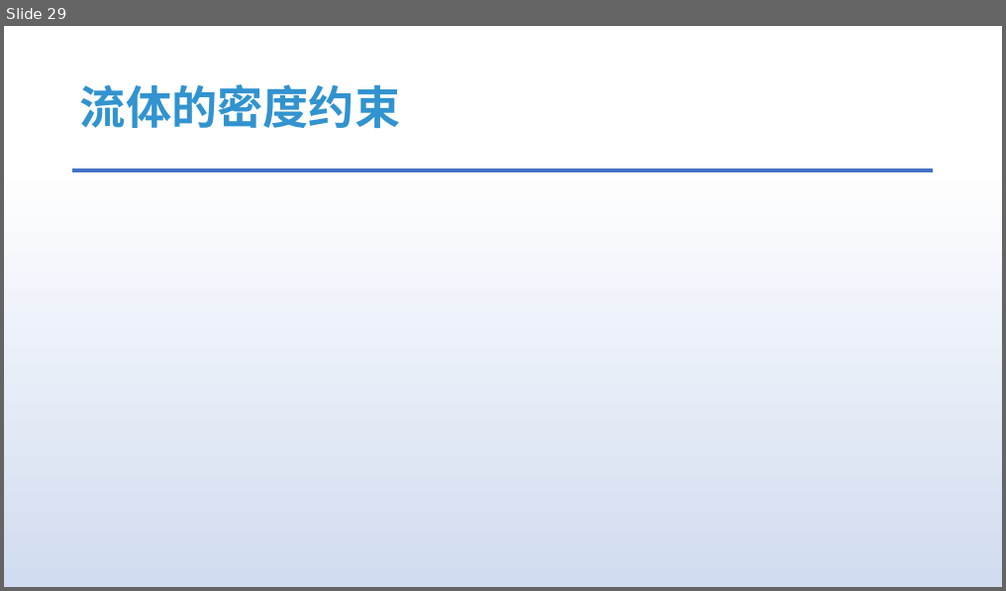
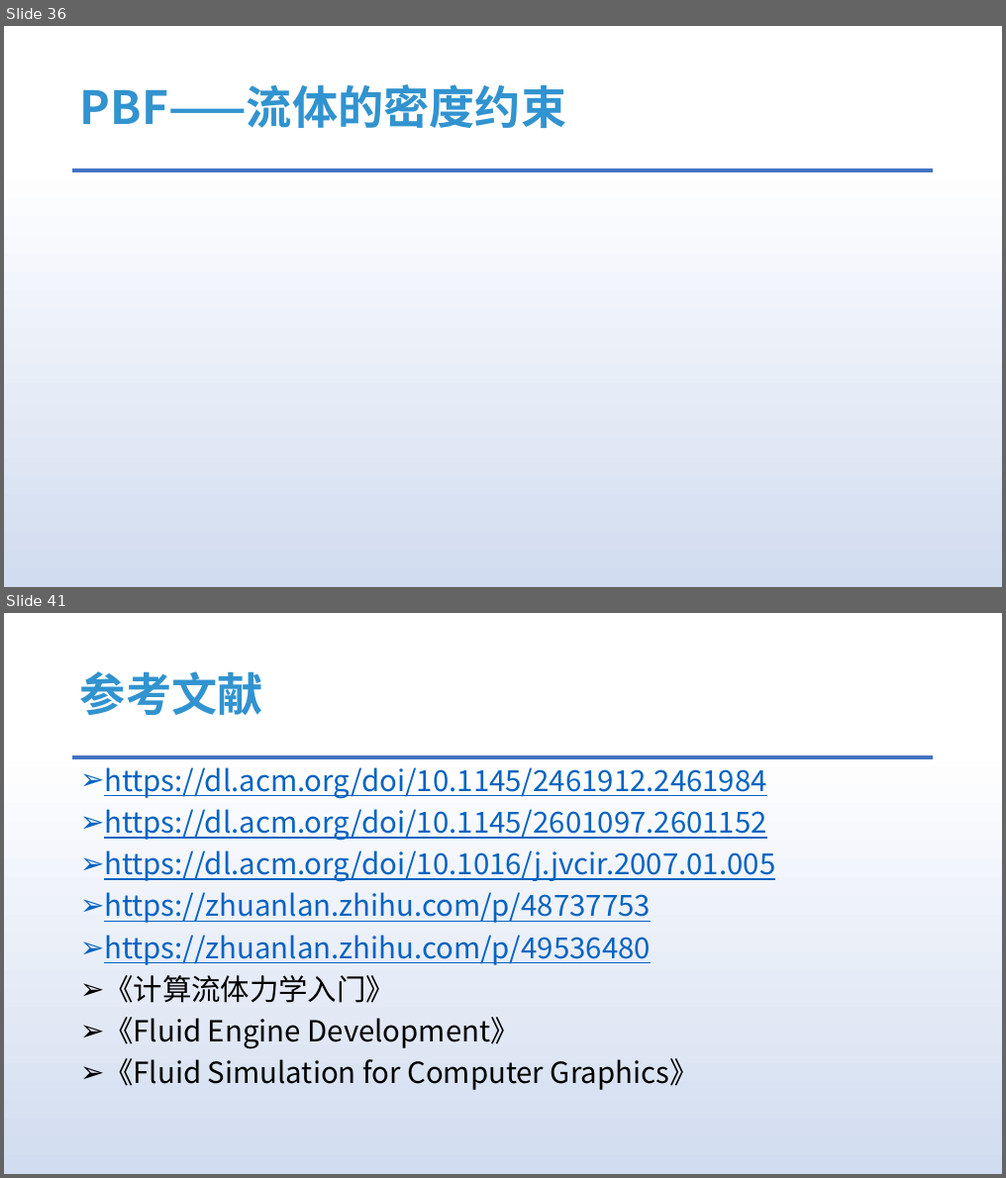
Before and after one commit to answerear/UnityFluid, a slide deck: doc/流体模拟入门分享-Part II.pptx. Shown one above the other, each under a label of ours: slide 29 before the commit, slides 36 and 41 after it; the slides between them are not shown. The pictures are 1006x591 and 1006x1178 pixels, drawn with LibreOffice and Linux fonts; fonts in the diff are those of the drawing; grey boxes stand for pictures. Boxes give left, top, right and bottom in pixels: in the first picture for what was removed or moved away, otherwise in the second. Text is boxed around its words. In the diff, an @@ line names an element or a change of style, - is before the commit and + after.

```diff
--- a/doc/流体模拟入门分享-Part II.pptx
+++ b/doc/流体模拟入门分享-Part II.pptx
@@ slide 41 added at (4,613,1002,1174), background gradient #FFFFFF to #D1DCF0 to #DAE3F3 to #ABC0E4 to #BECEEA to #C7D5ED; not listed: 1 template element that a slide beside it also shows @@
@@ title added at (80,671,263,715), 44 pt, text #3193CF, bold @@
+参考文献
@@ text added at (104,767,775,1090), 28 pt, text #0563C1, underline @@
+➢ https://dl.acm.org/doi/10.1145/2461912.2461984
+➢ https://dl.acm.org/doi/10.1145/2601097.2601152
+➢ https://dl.acm.org/doi/10.1016/j.jvcir.2007.01.005
+➢ https://zhuanlan.zhihu.com/p/48737753
+➢ https://zhuanlan.zhihu.com/p/49536480
+➢ 《计算流体力学入门》
+➢ 《Fluid Engine Development》
+➢ 《Fluid Simulation for Computer Graphics》
@@ what was slide 29 is now slide 36 @@
@@ slide 36 changed as well @@
@@ title at (80,84,566,128): text changed @@
-流体的密度约束
+PBF——流体的密度约束
```
Also in this commit, not shown: 2 other slides changed, 13 other slides added, 5 slides removed.
